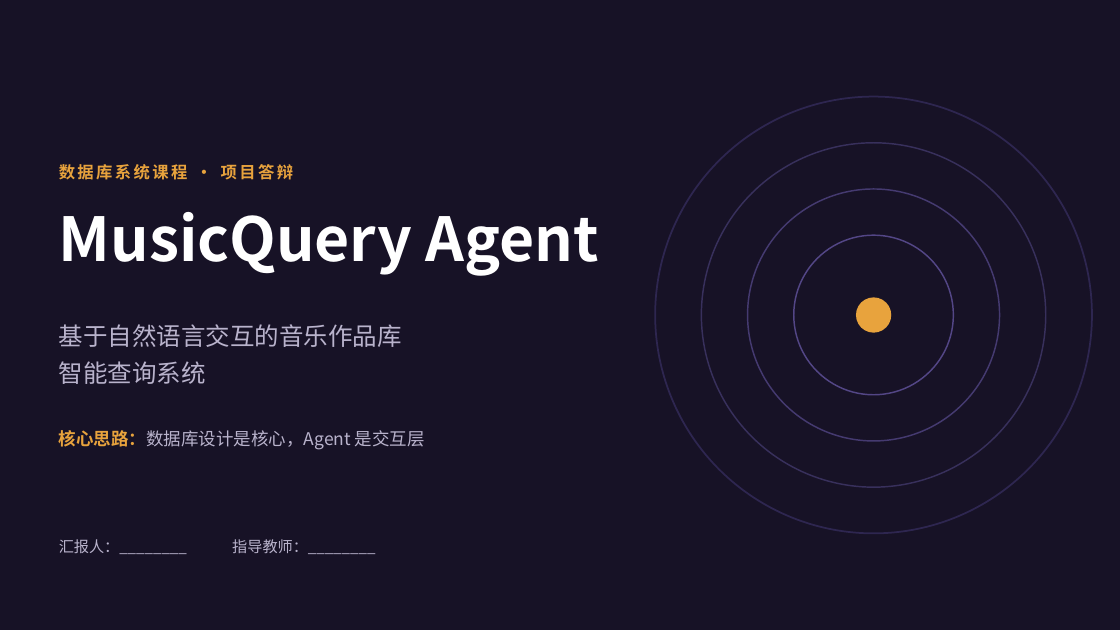
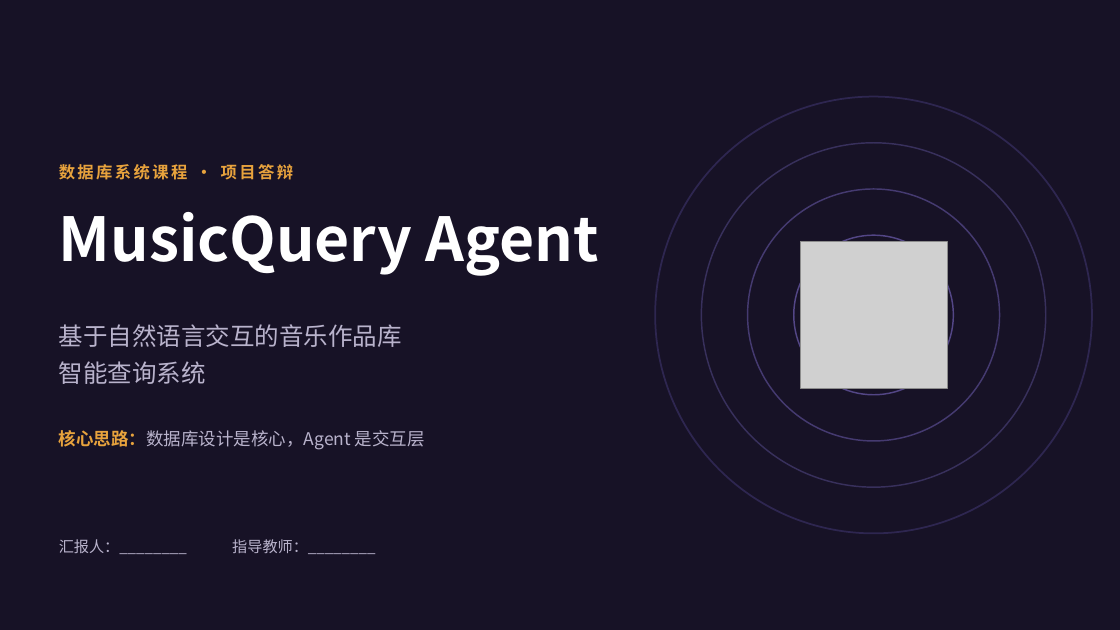
Before and after one commit to rcwhlf/musicquery-agent, a slide deck: slide 1 of MusicQuery-Agent-答辩.pptx. Drawn at 1120x630 pixels with LibreOffice and Linux fonts; fonts in the diff are those of the drawing; grey boxes stand for pictures. Boxes give left, top, right and bottom in pixels: in the first picture for what was removed or moved away, otherwise in the second. Text is boxed around its words. In the diff, an @@ line names an element or a change of style, - is before the commit and + after.

```diff
--- a/MusicQuery-Agent-答辩.pptx
+++ b/MusicQuery-Agent-答辩.pptx
@@ picture added at (801, 242, 948, 389) @@
@@ ellipse removed at (856, 297, 891, 333) @@
```
Also in this commit, not shown: 4 other slides changed, 53 other files.
